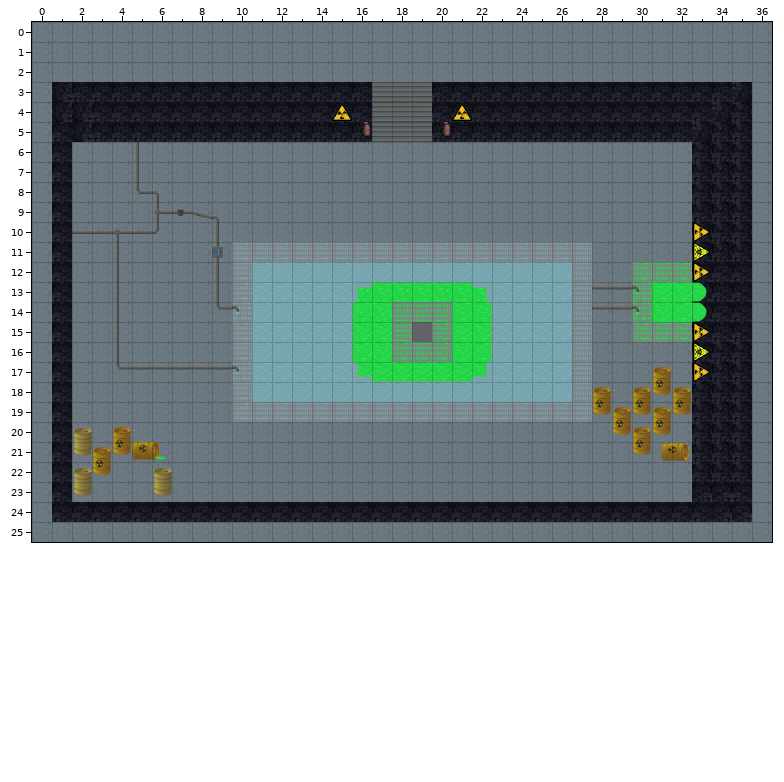
Tiled map -- reactor/main.tmx. The picture above was drawn from the file before the commit.
Cells are 32x32 px. Shown: x 0..36, y 0..25. Tiles whose own drawing changed are shown in their newer look in all pictures.
After the commit:
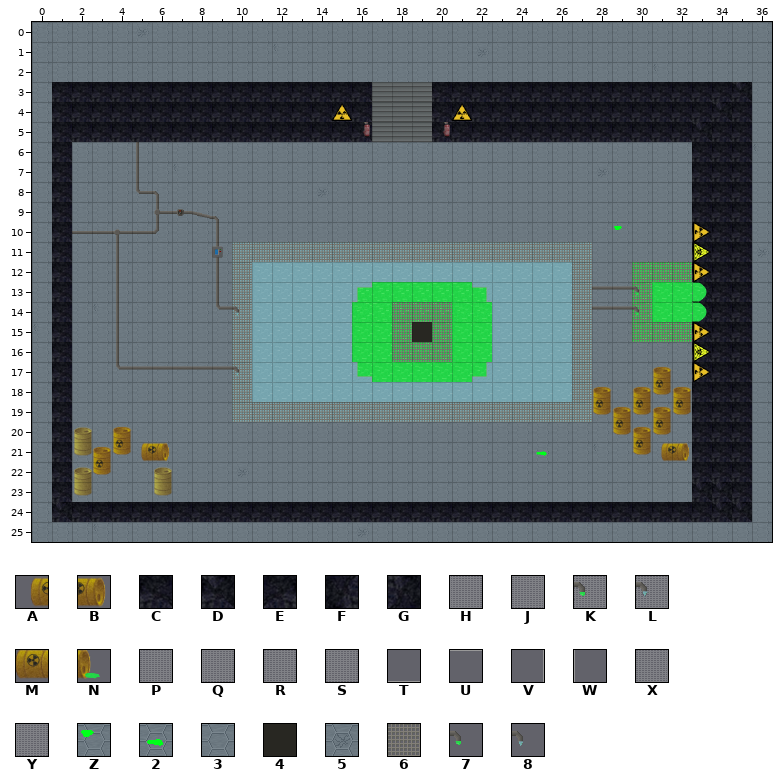
Key: from "c-base-inventory": A 96, B 97; from "c-base-reactor": C 2, D 4, E 5 flipped left-right, F 5 turned 270, G 5 turned 90, H 6, J 6 turned 180, K 8, L 9, M 12, N 13, P 16, Q 16 turned 180, R 17, S 17 turned 180, T 18, U 18 turned 180, V 18 turned 270, W 18 turned 90, X 20, Y 20 turned 180; from "c-base-walls": Z 176, 2 177, 3 194, 4 205, 5 210, 6 216, 7 253, 8 254.
_ is an empty cell.
The edit:
Layer "floor":
Tile 3 gives way to tile 2 in row 21 at x 25.
The edit adds tile 4 in row 15 at x 19.
Tile 3 gives way to tile 5 in row 0 at x 5; in row 1 at x 22; in row 7 at x 28; in row 8 at x 14; in row 11 at x 36; in row 22 at x 10.
Tile 3 gives way to tile 5 in row 25 at x 16.
Tile 3 gives way to tile Z in row 10 at x 29.
Layer "Walls":
Tile H gives way to tile 6 in row 11 at x 10 to 27; in row 12 at x 10, 27 and 30 to 32; in row 13 at x 10 and 27; in row 14 at x 27; in row 15 at x 10, 27 and 30 to 32; in row 16 at x 10, 18 and 27.
Tile H gives way to tile 6 in row 17 at x 27; in row 18 at x 10 and 27; in row 19 at x 10 to 27.
Tile J gives way to tile 6 in row 14 at x 20.
Tile K gives way to tile 6 in rows 13 to 14 at x 30.
Tile L gives way to tile 6 in row 14 at x 10; in row 17 at x 10.
Tile P gives way to tile 6 in row 16 at x 20.
Tile Q gives way to tile 6 in row 14 at x 18.
Tile R gives way to tile 6 in row 16 at x 19.
Tile S gives way to tile 6 in row 14 at x 19.
Tile X gives way to tile 6 in row 15 at x 20.
Tile Y gives way to tile 6 in row 15 at x 18.
Tile D gives way to tile C in row 4 at x 35; in row 5 at x 34 to 35; in rows 6 to 11 at x 33 to 35; in row 16 at x 34 to 35; in rows 17 to 22 at x 33 to 35.
Tile F gives way to tile C in row 3 at x 1; in row 4 at x 1 to 2; in row 5 at x 2.
Tile C gives way to tile D in row 24 at x 1.
Tile E gives way to tile D in row 23 at x 33 to 34; in row 24 at x 34 to 35.
Tile G gives way to tile D in row 3 at x 35; in row 4 at x 34; in row 5 at x 33.
Layer "Inventory":
The edit adds tile 7 in rows 13 to 14 at x 30.
The edit adds tile 8 in row 14 at x 10; in row 17 at x 10.
Tile M gives way to tile A in row 21 at x 5.
Tile N gives way to tile B in row 21 at x 6.
The edit erases tile T in row 17 at x 17 to 21.
The edit erases tile U in row 13 at x 17 to 21.
The edit erases tile V in rows 14 to 16 at x 22.
The edit erases tile W in rows 14 to 16 at x 16.
